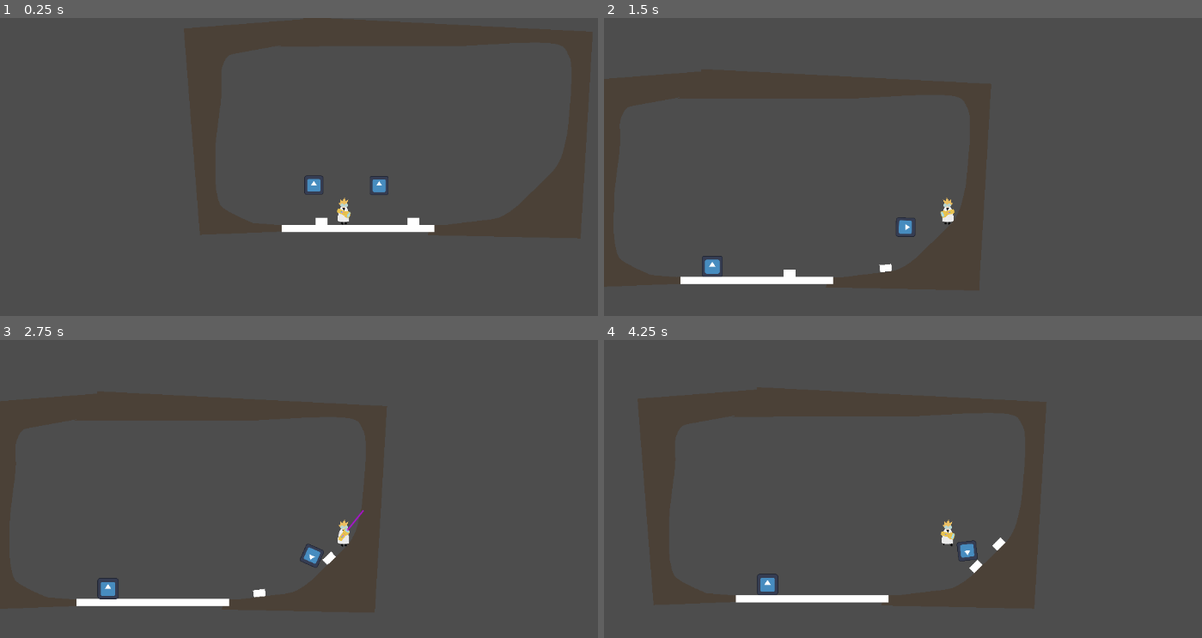
Above: before the commit, frames 1-4 (two rows, left to right).
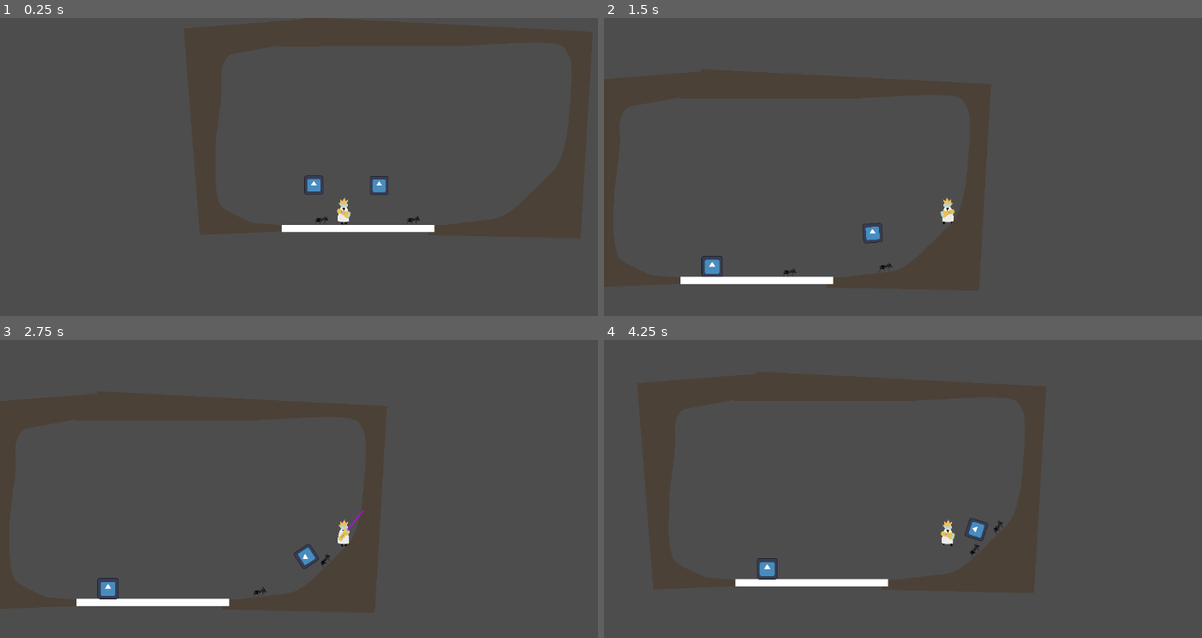
Above: after the commit, the same moments.

Repository: rafesholler/GMTK-2024
Game: Godot game, scene res://levels/test.tscn
Two runs of this game, one before a commit and one after it. Both use one fixed random seed, a clock stepped at 60 frames per second and the inputs below. This scene is started directly instead of the project's main scene. The engine's default icon, where the game draws it, is replaced by a stand-in: a white triangle on a blue panel in a dark square.
Inputs (mouse positions are in pixels of both pictures, inside the frame that each line leads up to):
- Up to frame 1 (0.25 s): no input
- Up to frame 2 (1.5 s): tap Enter (ui_accept) at 0.5 s; move the mouse to (914, 214) at 0.52 s; hold D (Right) 0.53-1.28 s; hold E (Enlarge) 0.53-1.28 s; click (914, 214) at 0.67 s; tap Space (Jump) at 0.77 s; move the mouse to (831, 247) at 1.27 s; hold S from 1.28 s (still down); tap F (Pick_Place) at 1.35 s; click (831, 247) at 1.42 s
- Up to frame 3 (2.75 s): tap Space (Jump) at 1.52 s; move the mouse to (412, 447) at 2.02 s; release S at 2.03 s; hold D (Right) from 2.03 s (still down); hold Q (Shrink) from 2.03 s (still down)
- Up to frame 4 (4.25 s): move the mouse to (914, 611) at 2.77 s; release D (Right) at 2.78 s; release Q (Shrink) at 2.78 s; hold W 2.78-3.53 s; tap E (Enlarge) at 2.85 s; click (914, 611) at 2.92 s; tap Space (Jump) at 3.02, 3.77 s; move the mouse to (1154, 590) at 3.52 s; hold A (Left) from 3.53 s (still down); hold F (Pick_Place) from 3.53 s (still down)

The runs differ from the first frame. In frame 1, 0.1% of the frame differs, in the area x 52-71%, y 66-70%; in frame 2, 0.4%; in frame 3, 0.3%; in frame 4, 2.0%, in the area x 21-68%, y 59-89%.

Commit message:
antsprite

Diff:
--- a/Scenes and Scripts/Finalized Levels/Level 1/Level1.tscn
+++ b/Scenes and Scripts/Finalized Levels/Level 1/Level1.tscn
@@ -257,33 +257,50 @@
 [node name="Object" parent="Scalables" instance=ExtResource("2_sueb5")]
 position = Vector2(742, 122)
 scale_speed = 0.3
+push_force = 100
 
 [node name="Sprite2D" parent="Scalables/Object" index="0"]
 texture = ExtResource("24_dthdf")
+
+[node name="CollisionShape2D" parent="Scalables/Object/Area2D" index="0"]
+position = Vector2(-0.5, 0)
 
 [node name="Object2" parent="Scalables" instance=ExtResource("2_sueb5")]
 position = Vector2(2514, 131)
 scale_speed = 0.3
+push_force = 100
 
 [node name="Sprite2D" parent="Scalables/Object2" index="0"]
 texture = ExtResource("24_dthdf")
+
+[node name="CollisionShape2D" parent="Scalables/Object2/Area2D" index="0"]
+position = Vector2(-0.5, 0)
 
 [node name="Object3" parent="Scalables" instance=ExtResource("2_sueb5")]
 position = Vector2(1859, 18)
 scale_speed = 0.3
+push_force = 100
 
 [node name="Sprite2D" parent="Scalables/Object3" index="0"]
 texture = ExtResource("24_dthdf")
+
+[node name="CollisionShape2D" parent="Scalables/Object3/Area2D" index="0"]
+position = Vector2(-0.5, 0)
 
 [node name="Object4" parent="Scalables" instance=ExtResource("2_sueb5")]
 position = Vector2(2241, 8)
 scale_speed = 0.3
+push_force = 100
 
 [node name="Sprite2D" parent="Scalables/Object4" index="0"]
 texture = ExtResource("24_dthdf")
+
+[node name="CollisionShape2D" parent="Scalables/Object4/Area2D" index="0"]
+position = Vector2(-0.5, 0)
 
 [node name="Object6" parent="Scalables" instance=ExtResource("2_sueb5")]
 position = Vector2(3054, -252)
+push_force = 100
 
 [node name="Sprite2D" parent="Scalables/Object6" index="0"]
 texture = ExtResource("24_m55ao")
@@ -292,12 +309,14 @@
 shape = SubResource("CircleShape2D_t31lu")
 
 [node name="CollisionShape2D" parent="Scalables/Object6/Area2D" index="0"]
+position = Vector2(-0.5, 0)
 shape = SubResource("CircleShape2D_wm4mk")
 
 [node name="Object5" parent="Scalables" instance=ExtResource("2_sueb5")]
 position = Vector2(6018, 514)
 mass = 50.0
 scale_speed = 0.3
+push_force = 100
 
 [node name="Sprite2D" parent="Scalables/Object5" index="0"]
 texture = ExtResource("24_dthdf")
@@ -307,13 +326,13 @@
 shape = SubResource("RectangleShape2D_tnolu")
 
 [node name="CollisionShape2D" parent="Scalables/Object5/Area2D" index="0"]
-position = Vector2(0, 0)
 shape = SubResource("RectangleShape2D_50y6r")
 
 [node name="Object7" parent="Scalables" instance=ExtResource("2_sueb5")]
 position = Vector2(6151, 514)
 mass = 50.0
 scale_speed = 0.3
+push_force = 100
 
 [node name="Sprite2D" parent="Scalables/Object7" index="0"]
 texture = ExtResource("24_dthdf")
@@ -323,13 +342,13 @@
 shape = SubResource("RectangleShape2D_tnolu")
 
 [node name="CollisionShape2D" parent="Scalables/Object7/Area2D" index="0"]
-position = Vector2(0, 0)
 shape = SubResource("RectangleShape2D_50y6r")
 
 [node name="Object8" parent="Scalables" instance=ExtResource("2_sueb5")]
 position = Vector2(6279, 514)
 mass = 50.0
 scale_speed = 0.3
+push_force = 100
 
 [node name="Sprite2D" parent="Scalables/Object8" index="0"]
 texture = ExtResource("24_dthdf")
@@ -339,7 +358,6 @@
 shape = SubResource("RectangleShape2D_tnolu")
 
 [node name="CollisionShape2D" parent="Scalables/Object8/Area2D" index="0"]
-position = Vector2(0, 0)
 shape = SubResource("RectangleShape2D_50y6r")
 
 [node name="Player" parent="." instance=ExtResource("3_wpv4w")]
--- a/Scenes and Scripts/elevatorplat.gd
+++ b/Scenes and Scripts/elevatorplat.gd
@@ -4,11 +4,3 @@
 # Called when the node enters the scene tree for the first time.
 func _ready() -> void:
 	pass # Replace with function body.
-
-
-# Called every frame. 'delta' is the elapsed time since the previous frame.
-func _process(delta: float) -> void:
-	if $RigidBody2D.position.y > 64:
-		$String.size.y = (64 + (position.y - 64)) * 10
-	else:
-		$String.size.y = 64
--- a/Scenes and Scripts/elevatorplat.tscn
+++ b/Scenes and Scripts/elevatorplat.tscn
@@ -1,8 +1,6 @@
-[gd_scene load_steps=7 format=3 uid="uid://blspv8sfneapu"]
+[gd_scene load_steps=5 format=3 uid="uid://blspv8sfneapu"]
 
-[ext_resource type="Texture2D" uid="uid://dh817c8fsg0jn" path="res://Assets/World/Enviro/Untitled_Artwork 213.png" id="1_65whx"]
-[ext_resource type="Script" path="res://Scenes and Scripts/elevatorplat.gd" id="1_h87pn"]
-[ext_resource type="Texture2D" uid="uid://b2m4kntj76u35" path="res://Assets/World/Enviro/Untitled_Artwork 214.png" id="3_jcdcp"]
+[ext_resource type="Texture2D" uid="uid://b75u0uroosaef" path="res://Assets/World/Enviro/Untitled_Artwork 216.png" id="2_5nah5"]
 
 [sub_resource type="CircleShape2D" id="CircleShape2D_k66xf"]
 
@@ -16,7 +14,6 @@
 node_b = NodePath("RigidBody2D")
 length = 200.0
 initial_offset = 48.0
-script = ExtResource("1_h87pn")
 
 [node name="StaticBody2D" type="StaticBody2D" parent="."]
 
@@ -34,15 +31,8 @@
 [node name="Sprite2D" type="Sprite2D" parent="RigidBody2D"]
 z_index = 1
 position = Vector2(-1.90735e-06, 0)
-texture = ExtResource("1_65whx")
+texture = ExtResource("2_5nah5")
 
 [node name="CollisionShape2D" type="CollisionShape2D" parent="RigidBody2D"]
 position = Vector2(-0.5, -13)
 shape = SubResource("RectangleShape2D_7hbcd")
-
-[node name="String" type="TextureRect" parent="."]
-offset_left = -32.0
-offset_right = 32.0
-offset_bottom = 64.0
-scale = Vector2(1, 0.1)
-texture = ExtResource("3_jcdcp")
--- a/Testing/Scenes and Scripts/test_scene.tscn
+++ b/Testing/Scenes and Scripts/test_scene.tscn
@@ -25,12 +25,13 @@
 
 [node name="Object" parent="." instance=ExtResource("2_fu4hc")]
 position = Vector2(-434, -8)
+physics_material_override = null
 shrink_limit = 0.15
-physics_material_override = null
 enlarge_limit = 0.8
 base_scale = 0.3
 scale_speed = 0.5
 revert = null
 revert_timer = null
+push_force = 100
 
 [node name="GrooveJoint2D" parent="." instance=ExtResource("3_8pyde")]
--- a/Testing/Scenes and Scripts/visual_test.tscn
+++ b/Testing/Scenes and Scripts/visual_test.tscn
@@ -226,8 +226,6 @@
 enlarge_limit = 0.9
 base_scale = 1.0
 scale_speed = 0.2
-revert = null
-revert_timer = null
 
 [node name="Sprite2D" parent="Scalable/Object" index="0"]
 texture = ExtResource("23_kg32y")
--- a/characters/player.tscn
+++ b/characters/player.tscn
@@ -69,7 +69,6 @@
 
 [node name="CollisionShape2D" type="CollisionShape2D" parent="."]
 position = Vector2(0, 35)
-scale = Vector2(1, 1)
 shape = SubResource("CapsuleShape2D_l8hb8")
 
 [node name="Raygun" type="CharacterBody2D" parent="."]
--- a/characters/tiny/ant.gd
+++ b/characters/tiny/ant.gd
@@ -12,6 +12,10 @@
 	$RayCast2D.position.x *= direction
 
 func _physics_process(delta: float) -> void:
+	if direction > 0:
+		$AnimatedSprite2D.flip_h = true
+	if direction < 0:
+		$AnimatedSprite2D.flip_h = false
 
 	# Add the gravity.
 	if not is_on_floor():
--- a/characters/tiny/ant.tscn
+++ b/characters/tiny/ant.tscn
@@ -1,9 +1,25 @@
-[gd_scene load_steps=3 format=3 uid="uid://dayf8vm13dcei"]
+[gd_scene load_steps=6 format=3 uid="uid://dayf8vm13dcei"]
 
 [ext_resource type="Script" path="res://characters/tiny/ant.gd" id="1_uat43"]
+[ext_resource type="Texture2D" uid="uid://3rny35mxoikx" path="res://Assets/Ant/Untitled_Artwork 217.png" id="2_jnsp8"]
+[ext_resource type="Texture2D" uid="uid://djqwcq6sl2fe0" path="res://Assets/Ant/Untitled_Artwork 218.png" id="3_8iy5o"]
+
+[sub_resource type="SpriteFrames" id="SpriteFrames_wpbp5"]
+animations = [{
+"frames": [{
+"duration": 1.0,
+"texture": ExtResource("2_jnsp8")
+}, {
+"duration": 1.0,
+"texture": ExtResource("3_8iy5o")
+}],
+"loop": true,
+"name": &"default",
+"speed": 5.0
+}]
 
 [sub_resource type="RectangleShape2D" id="RectangleShape2D_hp3f3"]
-size = Vector2(40, 24)
+size = Vector2(48.1109, 29)
 
 [node name="Ant" type="CharacterBody2D"]
 scale = Vector2(0.997695, 1)
@@ -13,13 +29,21 @@
 speed = 200.0
 acceleration = 10.0
 
+[node name="AnimatedSprite2D" type="AnimatedSprite2D" parent="."]
+position = Vector2(0, -5)
+scale = Vector2(0.2, 0.2)
+sprite_frames = SubResource("SpriteFrames_wpbp5")
+frame_progress = 0.67517
+
 [node name="ColorRect" type="ColorRect" parent="."]
+visible = false
 offset_left = -20.0
 offset_top = -12.0
 offset_right = 20.0
 offset_bottom = 12.0
 
 [node name="CollisionShape2D" type="CollisionShape2D" parent="."]
+position = Vector2(1.00231, 2.5)
 shape = SubResource("RectangleShape2D_hp3f3")
 
 [node name="RayCast2D" type="RayCast2D" parent="."]
Binary file added: Assets/Ant/Untitled_Artwork 217.png
Not shown, added: Assets/Ant/Untitled_Artwork 217.png.import
Binary file added: Assets/Ant/Untitled_Artwork 218.png
Not shown, added: Assets/Ant/Untitled_Artwork 218.png.import
Binary file added: Assets/World/Enviro/Untitled_Artwork 216.png
Not shown, added: Assets/World/Enviro/Untitled_Artwork 216.png.import
Not shown, changed: addons/phantom_camera/fonts/Nunito-Black.ttf.import
Not shown, changed: addons/phantom_camera/fonts/Nunito-Regular.ttf.import
